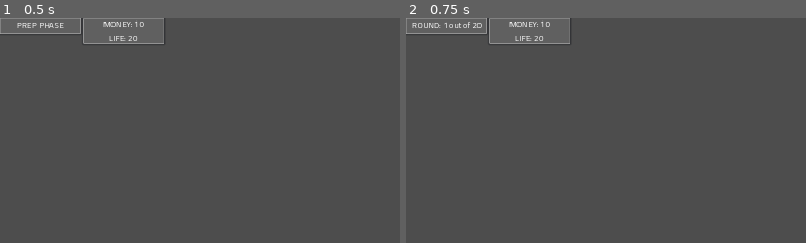
Above: before the commit, frames 1-2 (left to right).
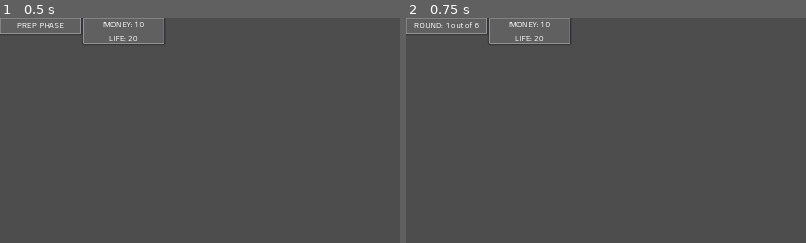
Above: after the commit, the same moments.

Repository: MindVisceral/BoneTD
Game: Godot game, scene res://Levels/Level1/Level1.tscn
The game is run twice, just before and just after one commit, with the same random seed, the same clock (stepped at 60 frames per second) and the same inputs. This scene is started directly instead of the project's main scene. The engine's default icon, where the game draws it, is replaced by a stand-in: a white triangle on a blue panel in a dark square.
Inputs:
- Up to frame 1 (0.5 s): no input
- Up to frame 2 (0.75 s): click "NEXT ROUND" at 0.5 s
The pictures show only the part of the screen within x 0-50%, y 0-50%; the shares and areas given below are measured in that part.

Frame 1 is identical in both runs. In frame 2, 0.2% of the frame differs, in the area x 1-19%, y 1-5%.

Commit message:
Minor Resource update, started playtesting

Diff:
--- a/Entities/Towers/GunTurret/GunTurret.tscn
+++ b/Entities/Towers/GunTurret/GunTurret.tscn
@@ -14,7 +14,7 @@
 ingame_name = "Gun Turret"
 upgrade_1 = ExtResource("2_v6uwq")
 upgrade_1_details = "Makes the Turret shoot in short burst and deal higher damage"
-shot_delay = 0.6
+shot_delay = 1.0
 
 [node name="TowerRangeVisuals" parent="." index="0"]
 scale = Vector2(0.781875, 0.781875)
--- a/Entities/Towers/GunTurret/GunTurretSelectButton.tscn
+++ b/Entities/Towers/GunTurret/GunTurretSelectButton.tscn
@@ -6,7 +6,7 @@
 
 [node name="GunTurretSelectButton" instance=ExtResource("1_ukiyd")]
 tower_reference = ExtResource("2_bu5qt")
-tower_base_cost = 5
+tower_base_cost = 10
 
 [node name="Sprite2D" parent="." index="0"]
 texture = ExtResource("3_ph3oc")
--- a/Levels/Level1/Level1.tscn
+++ b/Levels/Level1/Level1.tscn
@@ -15,7 +15,49 @@
 enemy_scene = ExtResource("4_o55tc")
 number_of_enemies = 5
 enemy_spawn_interval = 5.0
-time_until_next_enemies = 0.5
+time_until_next_enemies = 1.0
+
+[sub_resource type="Resource" id="Resource_yt1sj"]
+script = ExtResource("3_33haa")
+enemy_scene = ExtResource("4_o55tc")
+number_of_enemies = 10
+enemy_spawn_interval = 5.0
+time_until_next_enemies = 1.0
+
+[sub_resource type="Resource" id="Resource_nfqgi"]
+script = ExtResource("3_33haa")
+enemy_scene = ExtResource("4_o55tc")
+number_of_enemies = 10
+enemy_spawn_interval = 3.0
+time_until_next_enemies = 1.0
+
+[sub_resource type="Resource" id="Resource_natag"]
+script = ExtResource("3_33haa")
+enemy_scene = ExtResource("4_o55tc")
+number_of_enemies = 15
+enemy_spawn_interval = 2.0
+time_until_next_enemies = 1.0
+
+[sub_resource type="Resource" id="Resource_2hv01"]
+script = ExtResource("3_33haa")
+enemy_scene = ExtResource("4_o55tc")
+number_of_enemies = 15
+enemy_spawn_interval = 2.0
+time_until_next_enemies = 2.0
+
+[sub_resource type="Resource" id="Resource_1tywi"]
+script = ExtResource("3_33haa")
+enemy_scene = ExtResource("4_o55tc")
+number_of_enemies = 25
+enemy_spawn_interval = 2.0
+time_until_next_enemies = 1.0
+
+[sub_resource type="Resource" id="Resource_getvg"]
+script = ExtResource("3_33haa")
+enemy_scene = ExtResource("4_o55tc")
+number_of_enemies = 30
+enemy_spawn_interval = 1.5
+time_until_next_enemies = 1.0
 
 [sub_resource type="Curve2D" id="Curve2D_ja27w"]
 _data = {
@@ -49,61 +91,19 @@
 enemy_resources = Array[ExtResource("3_33haa")]([SubResource("Resource_0sdhy")])
 
 [node name="Round2" parent="RoundHandler" instance=ExtResource("3_gmuuh")]
-enemy_resources = Array[ExtResource("3_33haa")]([SubResource("Resource_0sdhy")])
+enemy_resources = Array[ExtResource("3_33haa")]([SubResource("Resource_yt1sj")])
 
 [node name="Round3" parent="RoundHandler" instance=ExtResource("3_gmuuh")]
-enemy_resources = Array[ExtResource("3_33haa")]([SubResource("Resource_0sdhy")])
+enemy_resources = Array[ExtResource("3_33haa")]([SubResource("Resource_nfqgi")])
 
 [node name="Round4" parent="RoundHandler" instance=ExtResource("3_gmuuh")]
-enemy_resources = Array[ExtResource("3_33haa")]([SubResource("Resource_0sdhy")])
+enemy_resources = Array[ExtResource("3_33haa")]([SubResource("Resource_natag")])
 
 [node name="Round5" parent="RoundHandler" instance=ExtResource("3_gmuuh")]
-enemy_resources = Array[ExtResource("3_33haa")]([SubResource("Resource_0sdhy")])
+enemy_resources = Array[ExtResource("3_33haa")]([SubResource("Resource_2hv01"), SubResource("Resource_1tywi")])
 
 [node name="Round6" parent="RoundHandler" instance=ExtResource("3_gmuuh")]
-enemy_resources = Array[ExtResource("3_33haa")]([SubResource("Resource_0sdhy")])
-
-[node name="Round7" parent="RoundHandler" instance=ExtResource("3_gmuuh")]
-enemy_resources = Array[ExtResource("3_33haa")]([SubResource("Resource_0sdhy")])
-
-[node name="Round8" parent="RoundHandler" instance=ExtResource("3_gmuuh")]
-enemy_resources = Array[ExtResource("3_33haa")]([SubResource("Resource_0sdhy")])
-
-[node name="Round9" parent="RoundHandler" instance=ExtResource("3_gmuuh")]
-enemy_resources = Array[ExtResource("3_33haa")]([SubResource("Resource_0sdhy")])
-
-[node name="Round10" parent="RoundHandler" instance=ExtResource("3_gmuuh")]
-enemy_resources = Array[ExtResource("3_33haa")]([SubResource("Resource_0sdhy")])
-
-[node name="Round11" parent="RoundHandler" instance=ExtResource("3_gmuuh")]
-enemy_resources = Array[ExtResource("3_33haa")]([SubResource("Resource_0sdhy")])
-
-[node name="Round12" parent="RoundHandler" instance=ExtResource("3_gmuuh")]
-enemy_resources = Array[ExtResource("3_33haa")]([SubResource("Resource_0sdhy")])
-
-[node name="Round13" parent="RoundHandler" instance=ExtResource("3_gmuuh")]
-enemy_resources = Array[ExtResource("3_33haa")]([SubResource("Resource_0sdhy")])
-
-[node name="Round14" parent="RoundHandler" instance=ExtResource("3_gmuuh")]
-enemy_resources = Array[ExtResource("3_33haa")]([SubResource("Resource_0sdhy")])
-
-[node name="Round15" parent="RoundHandler" instance=ExtResource("3_gmuuh")]
-enemy_resources = Array[ExtResource("3_33haa")]([SubResource("Resource_0sdhy")])
-
-[node name="Round16" parent="RoundHandler" instance=ExtResource("3_gmuuh")]
-enemy_resources = Array[ExtResource("3_33haa")]([SubResource("Resource_0sdhy")])
-
-[node name="Round17" parent="RoundHandler" instance=ExtResource("3_gmuuh")]
-enemy_resources = Array[ExtResource("3_33haa")]([SubResource("Resource_0sdhy")])
-
-[node name="Round18" parent="RoundHandler" instance=ExtResource("3_gmuuh")]
-enemy_resources = Array[ExtResource("3_33haa")]([SubResource("Resource_0sdhy")])
-
-[node name="Round19" parent="RoundHandler" instance=ExtResource("3_gmuuh")]
-enemy_resources = Array[ExtResource("3_33haa")]([SubResource("Resource_0sdhy")])
-
-[node name="Round20" parent="RoundHandler" instance=ExtResource("3_gmuuh")]
-enemy_resources = Array[ExtResource("3_33haa")]([SubResource("Resource_0sdhy")])
+enemy_resources = Array[ExtResource("3_33haa")]([SubResource("Resource_getvg")])
 
 [node name="Deselector" type="Button" parent="."]
 anchors_preset = 15
@@ -240,7 +240,7 @@
 shortcut_feedback = false
 shortcut_in_tooltip = false
 tower_handler = NodePath("../../../../../TowerHandler")
-tower_base_cost = 10
+tower_base_cost = 20
 
 [node name="next_round_button" type="Button" parent="GUI/TemporaryGUI"]
 layout_mode = 1
--- a/Levels/Rounds/BaseRound.gd
+++ b/Levels/Rounds/BaseRound.gd
@@ -34,6 +34,10 @@
 var round_handler: RoundHandler
 
 
+###-------------------------------------------------------------------------###
+##### Setup and round start
+###-------------------------------------------------------------------------###
+
 ## We use this instead of _ready() to avoid bugs. This Round's parent/instantilizer calls this func
 func initialize(path_reference, round_handler) -> void:
 
@@ -44,22 +48,22 @@
 	## Everything is ready, start this Round.
 	round_start()
 
+## Instantiate Enemies; take each Enemy's Scene, interval between Enemies,
+## and interval between individual Resources into account.
 func round_start() -> void:
 	## Loop through all the RoundEnemyData Resources...
 	for index in enemy_resources.size():
-
-		await get_tree().create_timer(10)
-
+		## We separate the resource itself and its index. Things would get messy otherwise.
 		var resource = enemy_resources[index]
 
-		print("index: ", index)
 
-		## Then we check how many Enemies this Resource wants us to instantiate
+		## We check how many Enemies this current Resource wants us to instantiate
 		## and we just loop until the number of spawned Enemies is right.
-		for enemy in resource.number_of_enemies:
+		for enemy_index in resource.number_of_enemies:
 
-			## First, get the BaseEnemy-class scene from the provided Resource and instantiate it.
-			var new_enemy: BaseEnemy = enemy_resources[0].enemy_scene.instantiate()
+			## First, get what Enemy this should be (from the current provided Resource),
+			## and instantiate it.
+			var new_enemy: BaseEnemy = enemy_resources[index].enemy_scene.instantiate()
 
 			## This bit doesn't have anything to do with the Resource itself.
 			## This is just stuff this Enemy and Round need to function properly.
@@ -69,21 +73,18 @@
 			path_reference.add_child.call_deferred(new_enemy)
 
 
-			print("ENEMY SPAWNED")
-
 			## The Resource has a variable which specifies how much time must pass until
 			## the next Enemy can be spawned.
 			## We create a Timer and wait until that time passes.
 			await get_tree().create_timer(resource.enemy_spawn_interval).timeout
 
-			print("Enemy interval time passed")
 
 			## Result: A single new Enemy has been instantiated, and some time has passed
 			## since it was first instantiated - this creates some distance between this
 			## Enemy and the next one in this sub-loop.
 
 
-		## All the Enemies have been instantiated!
+		## Loop is finished, all the Enemies have been instantiated!
 
 		## The Resource also has a variable which specifies how much time must pass until
 		## the next Resource is used and *its* Enemeis are spawned.
@@ -92,11 +93,12 @@
 
 
 
-	## Finally, all Enemies have been spawned and all the Resources have been exhausted already.
+	## Finally, all the Resources have been exhausted - all their Enemies have been spawned.
 	## Send out a signal; the RoundHandler will receive it and it will start the next Round.
 	enemies_done_spawning.emit()
 
-	## This Round is done and now it waits until all of its Enemies are dead.
+	## This Round is done,
+	## and now it waits until all of its Enemies are dead before it's queue_free()-d.
 
 
 
--- a/Resources/RoundSingleEnemyData.gd
+++ b/Resources/RoundSingleEnemyData.gd
@@ -19,5 +19,5 @@
 ## NOTE: but I don't think it's worth making this script more advanced with @tool...
 
 ## When this Resource is exhausted, this variable controls how much time must pass until
-## the next Resource like this is activated by the Round.
-@export_range(0.01, 10, 0.01) var time_until_next_enemies: float = 0.5
+## the next Resource like this is activated by the Round (in seconds)
+@export_range(0.01, 10, 0.01) var time_until_next_enemies: float = 1.0
--- a/Resources/SpeedUp.gd
+++ b/Resources/SpeedUp.gd
@@ -1,8 +1,8 @@
 extends Node
 
 
-## THis Node/Script controls game speed.
-## This is extremly useful when Player wants to speed up the action when they have nothing to do.
+## This Node/Script controls game speed.
+## This is extremly useful; the Player can speed up the action when they have nothing to do.
 
 
 ###-------------------------------------------------------------------------###
@@ -49,7 +49,7 @@
 ## NOTE: HERE: Connected with the right button through the Editor. This might have to be changed.
 func change_time_scale() -> void:
 
-	## Instantiate a Tween.
+	## Instantiate the Tween.
 	time_tween = get_tree().create_tween()
 
 	## We must make sure the Tween's time works in real time;
Not shown: 1 places in Levels/Level1/Level1.tscn that only renumber resources
